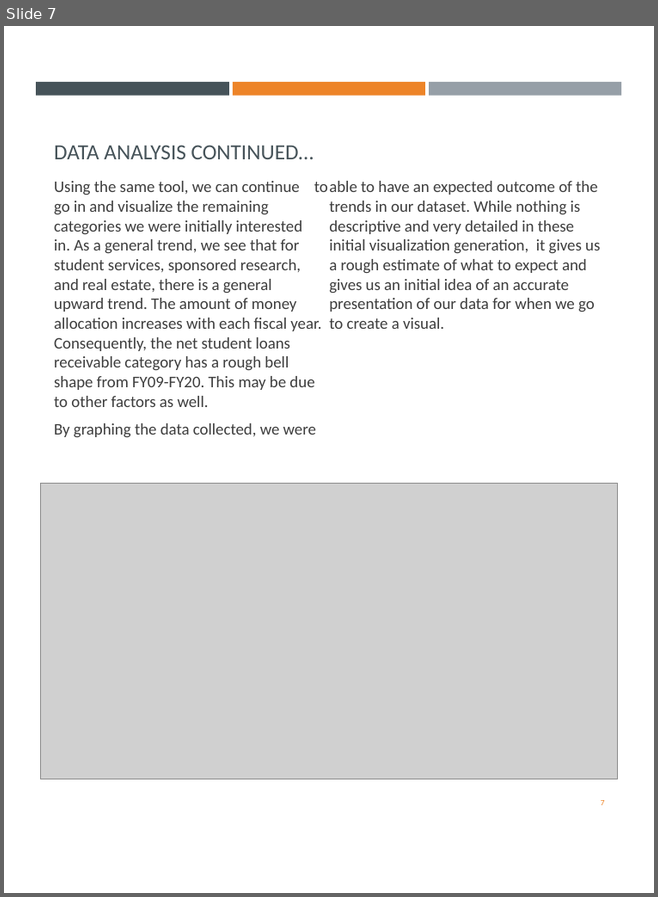
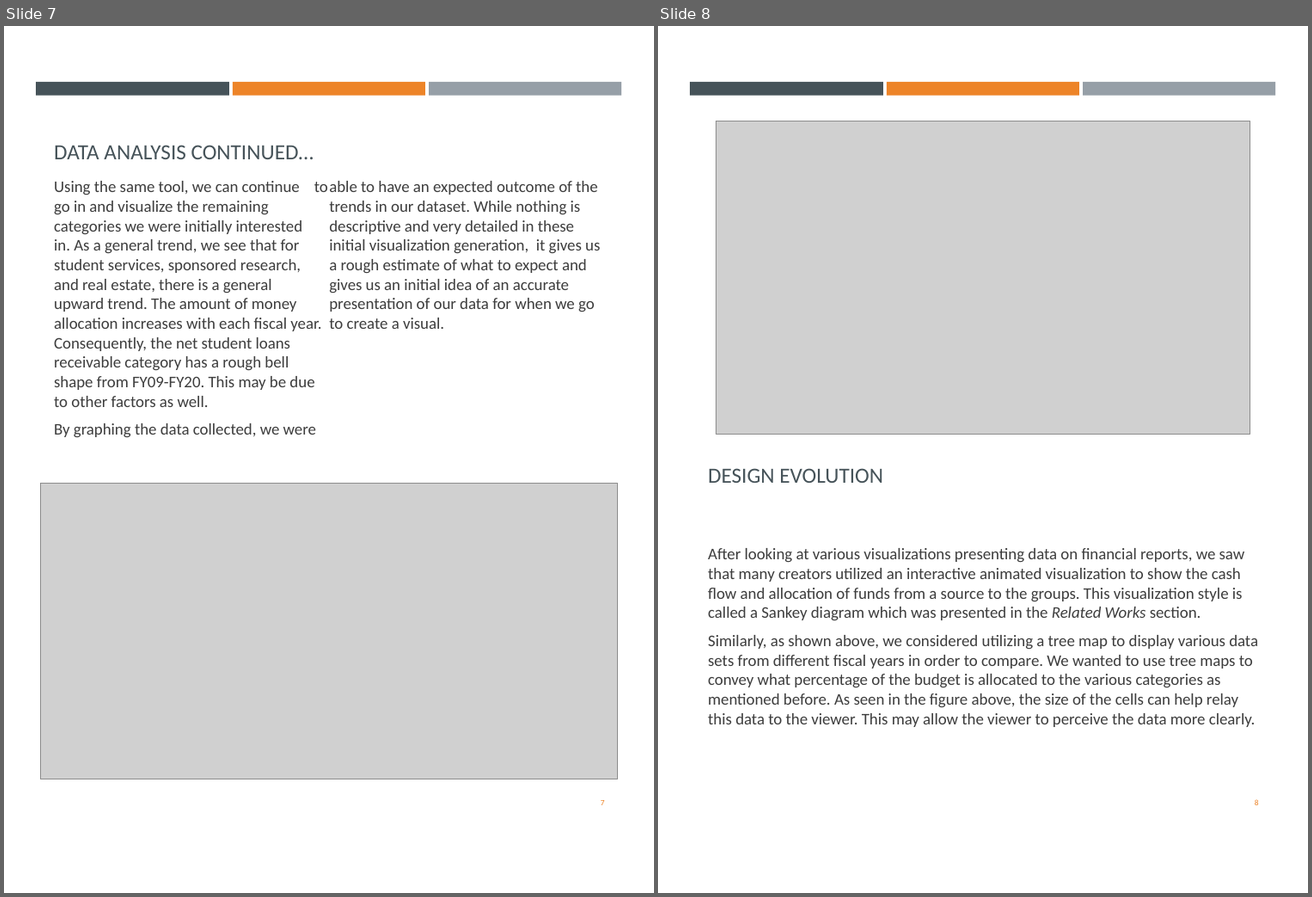
Before and after one commit to cs480x-21c/final, a slide deck: ProcessBook.pptx. Shown side by side, each under a label of ours: slide 7 before the commit, slides 7 and 8 after it. The pictures are 658x897 and 1312x897 pixels, drawn with LibreOffice and Linux fonts; fonts in the diff are those of the drawing; grey boxes stand for pictures. Boxes give left, top, right and bottom in pixels: in the first picture for what was removed or moved away, otherwise in the second. Text is boxed around its words. In the diff, an @@ line names an element or a change of style, - is before the commit and + after.

Commit message:
design evolution section started with a couple of possible visualizations added and described

```diff
--- a/ProcessBook.pptx
+++ b/ProcessBook.pptx
@@ slide 8 added at box(658, 26, 1308, 893), background #FFFFFF; not listed: 3 template elements that a slide beside it also shows @@
@@ picture added at box(716, 121, 1251, 434) @@
@@ title added at box(708, 468, 883, 483), 18 pt, text #465359 @@
+DESIGN EVOLUTION
@@ text added at box(708, 548, 1258, 727), 13.5 pt, text #3D3D3D @@
+After looking at various visualizations presenting data on financial reports, we saw that many creators utilized an interactive animated visualization to show the cash flow and allocation of funds from a source to the groups. This visualization style is called a Sankey diagram which was presented in the Related Works section.
+Similarly, as shown above, we considered utilizing a tree map to display various data sets from different fiscal years in order to compare. We wanted to use tree maps to convey what percentage of the budget is allocated to the various categories as mentioned before. As seen in the figure above, the size of the cells can help relay this data to the viewer. This may allow the viewer to perceive the data more clearly.
@@ page number added at box(1255, 799, 1259, 805), 6.8 pt, text #ED8428 @@
+8
```
Also in this commit, not shown: 1 slide removed.
